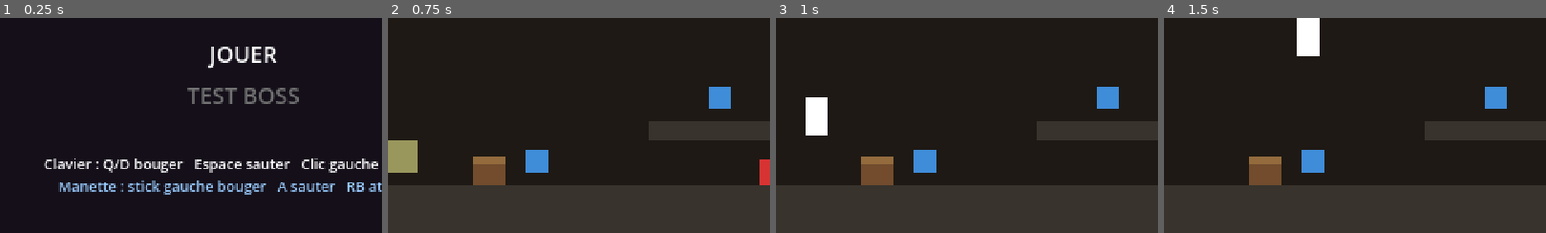
Above: before the commit, frames 1-4 (left to right).
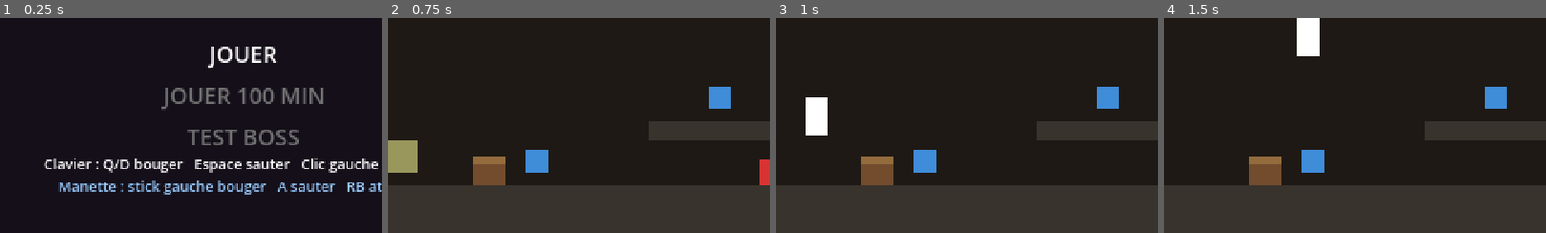
Above: after the commit, the same moments.

Repository: ServOMorph/jeu-pour-nino
Game: Godot game, scene res://scenes/ui/title.tscn
The game is run twice, just before and just after one commit, with the same random seed, the same clock (stepped at 60 frames per second) and the same inputs.
Inputs (mouse positions are % of the whole screen's width and height, from its top left):
- Up to frame 1 (0.25 s): no input
- Up to frame 2 (0.75 s): tap Enter (ui_accept) at 0.5 s; move the mouse to (72, 45) at 0.52 s; hold D (move_right) from 0.53 s (still down); click (72, 45) at 0.6 s
- Up to frame 3 (1 s): keep holding D (move_right); tap Space (jump) at 0.77, 0.8 s
- Up to frame 4 (1.5 s): keep holding D (move_right); tap Space (jump) at 1.07, 1.35 s; move the mouse to (30, 55) at 1.27 s
The pictures show only the part of the screen within x 18-68%, y 50-100%; the shares and areas given below are measured in that part.

The runs differ from the first frame. In frame 1, 2.9% of the frame differs, in the area x 42-85%, y 32-60%; in frame 2, nothing differs; in frame 3, nothing differs; in frame 4, nothing differs.

Commit message:
close(jeu): session 2026-06-21 — Phase 3 complète + configs JSON externalisées

Diff:
--- /dev/null
+++ b/game/data/armor.json
@@ -0,0 +1,3 @@
+{
+  "armure_bois": {"max_hp": 8, "damage_reduction": 1}
+}
--- /dev/null
+++ b/game/data/enemies.json
@@ -0,0 +1,4 @@
+{
+  "EnemyGround": {"max_hp": 5, "contact_damage": 2},
+  "EnemyFlyer":  {"max_hp": 3, "contact_damage": 2}
+}
--- /dev/null
+++ b/game/data/player.json
@@ -0,0 +1,12 @@
+{
+  "speed":            130.0,
+  "jump_velocity":   -320.0,
+  "gravity":          800.0,
+  "fall_gravity":    1050.0,
+  "max_hp":             6,
+  "attack_damage":      2,
+  "attack_range":      16.0,
+  "invuln_time":        0.8,
+  "attack_knockback": 180.0,
+  "hurt_knockback":   200.0
+}
--- /dev/null
+++ b/game/data/weapons.json
@@ -0,0 +1,4 @@
+{
+  "epee_cuivre": {"damage": 4, "range": 18.0},
+  "epee_fer":    {"damage": 5, "range": 20.0}
+}
--- a/game/scenes/enemies/enemy_ground.tscn
+++ b/game/scenes/enemies/enemy_ground.tscn
@@ -12,7 +12,7 @@
 collision_layer = 4
 collision_mask = 1
 script = ExtResource("1")
-max_hp = 4
+max_hp = 5
 contact_damage = 1
 
 [node name="Visual" type="Polygon2D" parent="."]
--- a/game/scripts/dev.gd
+++ b/game/scripts/dev.gd
@@ -1,4 +1,4 @@
 extends Node
 
-# Cle du point de spawn dev selectionne. "" = partie normale.
 var spawn := ""
+var dev_resources := 0
--- a/game/scripts/enemy_base.gd
+++ b/game/scripts/enemy_base.gd
@@ -3,7 +3,9 @@
 
 signal died(enemy)
 
-@export var max_hp := 4
+const ENEMY_CONFIG_FILE := "res://data/enemies.json"
+
+@export var max_hp := 5
 @export var contact_damage := 1
 @export var gravity := 800.0
 
@@ -15,6 +17,7 @@
 @onready var visual: Polygon2D = get_node_or_null("Visual")
 
 func _ready() -> void:
+	_load_config()
 	hp = max_hp
 	add_to_group("enemies")
 	var hurt := get_node_or_null("Hurtbox")
@@ -24,6 +27,21 @@
 	if contact:
 		contact.add_to_group("enemy_contact")
 	_on_ready()
+
+func _load_config() -> void:
+	var f := FileAccess.open(ENEMY_CONFIG_FILE, FileAccess.READ)
+	if f == null:
+		return
+	var parsed: Variant = JSON.parse_string(f.get_as_text())
+	if not parsed is Dictionary:
+		return
+	var cfg: Variant = parsed.get(name, null)
+	if not cfg is Dictionary:
+		return
+	if "max_hp" in cfg:
+		max_hp = int(cfg["max_hp"])
+	if "contact_damage" in cfg:
+		contact_damage = int(cfg["contact_damage"])
 
 func _on_ready() -> void:
 	pass
--- a/game/scripts/level.gd
+++ b/game/scripts/level.gd
@@ -29,6 +29,8 @@
 func _ready() -> void:
 	randomize()
 	Inventory.reset()
+	if Dev.dev_resources > 0:
+		Inventory.add(Dev.dev_resources)
 	_build_background()
 	_build_geometry()
 	_spawn_player()
--- a/game/scripts/player.gd
+++ b/game/scripts/player.gd
@@ -3,48 +3,91 @@
 signal health_changed(current: int, maximum: int)
 signal died
 
-const SPEED := 130.0
-const ACCEL := 1600.0
-const FRICTION := 1400.0
-const AIR_ACCEL := 1000.0
-const JUMP_VELOCITY := -320.0
-const GRAVITY := 800.0
-const FALL_GRAVITY := 1050.0
-const MAX_FALL := 360.0
-const COYOTE_TIME := 0.10
-const JUMP_BUFFER := 0.10
-
+const PLAYER_CONFIG  := "res://data/player.json"
+const WEAPONS_CONFIG := "res://data/weapons.json"
+const ARMOR_CONFIG   := "res://data/armor.json"
+
+const ACCEL        := 1600.0
+const FRICTION     := 1400.0
+const AIR_ACCEL    := 1000.0
+const MAX_FALL     := 360.0
+const COYOTE_TIME  := 0.10
+const JUMP_BUFFER  := 0.10
 const ATTACK_DURATION := 0.18
 const ATTACK_COOLDOWN := 0.32
-const ATTACK_KNOCKBACK := 180.0
-const INVULN_TIME := 0.8
-const HURT_KNOCKBACK := 200.0
-
-var max_hp := 6
-var attack_damage := 2
-var attack_range := 16.0
+
+var speed            := 130.0
+var jump_velocity    := -320.0
+var gravity          := 800.0
+var fall_gravity     := 1050.0
+var invuln_time      := 0.8
+var attack_knockback := 180.0
+var hurt_knockback   := 200.0
+
+var max_hp          := 6
+var attack_damage   := 2
+var attack_range    := 16.0
+var damage_reduction := 0
 
 var hp: int
 var facing := 1
-var _coyote := 0.0
-var _jump_buffer := 0.0
+var _coyote       := 0.0
+var _jump_buffer  := 0.0
 var _attack_timer := 0.0
 var _attack_cooldown := 0.0
-var _invuln := 0.0
+var _invuln    := 0.0
 var _hurt_stun := 0.0
-var _dead := false
-
-@onready var visual: Polygon2D = $Visual
-@onready var attack_hitbox: Area2D = $AttackHitbox
+var _dead      := false
+
+var _player_cfg: Dictionary = {}
+var _weapon_cfg: Dictionary = {}
+var _armor_cfg:  Dictionary = {}
+
+@onready var visual:        Polygon2D = $Visual
+@onready var attack_hitbox: Area2D    = $AttackHitbox
 @onready var attack_visual: Polygon2D = $AttackHitbox/AttackVisual
-@onready var hurtbox: Area2D = $Hurtbox
+@onready var hurtbox:       Area2D    = $Hurtbox
 
 func _ready() -> void:
+	_load_configs()
 	hp = max_hp
 	attack_hitbox.monitoring = false
 	attack_visual.visible = false
 	hurtbox.area_entered.connect(_on_hurtbox_area_entered)
+	Inventory.items_changed.connect(_apply_equipment)
 	health_changed.emit(hp, max_hp)
+
+func _load_configs() -> void:
+	var fp: FileAccess
+	var parsed: Variant
+
+	fp = FileAccess.open(PLAYER_CONFIG, FileAccess.READ)
+	if fp:
+		parsed = JSON.parse_string(fp.get_as_text())
+		if parsed is Dictionary:
+			_player_cfg = parsed
+			if "speed"            in parsed: speed            = float(parsed["speed"])
+			if "jump_velocity"    in parsed: jump_velocity    = float(parsed["jump_velocity"])
+			if "gravity"          in parsed: gravity          = float(parsed["gravity"])
+			if "fall_gravity"     in parsed: fall_gravity     = float(parsed["fall_gravity"])
+			if "max_hp"           in parsed: max_hp           = int(parsed["max_hp"])
+			if "attack_damage"    in parsed: attack_damage    = int(parsed["attack_damage"])
+			if "attack_range"     in parsed: attack_range     = float(parsed["attack_range"])
+			if "invuln_time"      in parsed: invuln_time      = float(parsed["invuln_time"])
+			if "attack_knockback" in parsed: attack_knockback = float(parsed["attack_knockback"])
+			if "hurt_knockback"   in parsed: hurt_knockback   = float(parsed["hurt_knockback"])
+
+	fp = FileAccess.open(WEAPONS_CONFIG, FileAccess.READ)
+	if fp:
+		parsed = JSON.parse_string(fp.get_as_text())
+		if parsed is Dictionary:
+			_weapon_cfg = parsed
+
+	fp = FileAccess.open(ARMOR_CONFIG, FileAccess.READ)
+	if fp:
+		parsed = JSON.parse_string(fp.get_as_text())
+		if parsed is Dictionary:
+			_armor_cfg = parsed
 
 func _physics_process(delta: float) -> void:
 	if _dead:
@@ -66,16 +109,16 @@
 		_jump_buffer = JUMP_BUFFER
 
 	if not is_on_floor():
-		var g := GRAVITY if velocity.y < 0.0 else FALL_GRAVITY
+		var g := gravity if velocity.y < 0.0 else fall_gravity
 		velocity.y = min(velocity.y + g * delta, MAX_FALL)
 
 	if _jump_buffer > 0.0 and _coyote > 0.0:
-		velocity.y = JUMP_VELOCITY
+		velocity.y = jump_velocity
 		_jump_buffer = 0.0
 		_coyote = 0.0
 		AudioManager.play("jump")
-	if Input.is_action_just_released("jump") and velocity.y < JUMP_VELOCITY * 0.4:
-		velocity.y = JUMP_VELOCITY * 0.4
+	if Input.is_action_just_released("jump") and velocity.y < jump_velocity * 0.4:
+		velocity.y = jump_velocity * 0.4
 
 	if _attack_timer > 0.0:
 		_attack_timer -= delta
@@ -96,7 +139,7 @@
 		var dir := Input.get_axis("move_left", "move_right")
 		if dir != 0.0:
 			var a := ACCEL if is_on_floor() else AIR_ACCEL
-			velocity.x = move_toward(velocity.x, dir * SPEED, a * delta)
+			velocity.x = move_toward(velocity.x, dir * speed, a * delta)
 		else:
 			velocity.x = move_toward(velocity.x, 0.0, FRICTION * delta)
 
@@ -120,7 +163,7 @@
 		if area.is_in_group("enemy_hurtbox") or area.is_in_group("mineable_hurtbox"):
 			var target := area.get_parent()
 			if target.has_method("take_damage"):
-				target.take_damage(attack_damage, aim * ATTACK_KNOCKBACK)
+				target.take_damage(attack_damage, aim * attack_knockback)
 				hit = true
 	if hit:
 		_screen_shake()
@@ -142,11 +185,11 @@
 func take_damage(amount: int, knockback: Vector2) -> void:
 	if _dead or _invuln > 0.0:
 		return
-	hp = max(0, hp - amount)
+	hp = max(0, hp - max(1, amount - damage_reduction))
 	health_changed.emit(hp, max_hp)
-	_invuln = INVULN_TIME
+	_invuln = invuln_time
 	var dir := knockback if knockback != Vector2.ZERO else Vector2(-float(facing), 0.0)
-	velocity.x = dir.normalized().x * HURT_KNOCKBACK
+	velocity.x = dir.normalized().x * hurt_knockback
 	velocity.y = -120.0
 	_hurt_stun = 0.18
 	_screen_shake()
@@ -172,6 +215,33 @@
 		return to_mouse.normalized()
 	return Vector2(float(facing), 0.0)
 
+func _apply_equipment() -> void:
+	var old_max := max_hp
+	max_hp           = int(_player_cfg.get("max_hp", 6))
+	attack_damage    = int(_player_cfg.get("attack_damage", 2))
+	attack_range     = float(_player_cfg.get("attack_range", 16.0))
+	damage_reduction = 0
+
+	for item_id in ["epee_fer", "epee_cuivre"]:
+		if Inventory.has_item(item_id) and item_id in _weapon_cfg:
+			var w: Dictionary = _weapon_cfg[item_id]
+			if "damage" in w: attack_damage = int(w["damage"])
+			if "range"  in w: attack_range  = float(w["range"])
+			break
+
+	for item_id in _armor_cfg:
+		if Inventory.has_item(item_id):
+			var a: Dictionary = _armor_cfg[item_id]
+			if "max_hp"           in a: max_hp           = int(a["max_hp"])
+			if "damage_reduction" in a: damage_reduction += int(a["damage_reduction"])
+
+	var delta_hp := max_hp - old_max
+	if delta_hp > 0:
+		hp = min(hp + delta_hp, max_hp)
+	else:
+		hp = min(hp, max_hp)
+	health_changed.emit(hp, max_hp)
+
 func _screen_shake(amount: float = 3.0) -> void:
 	var cam := get_node_or_null("Camera2D")
 	if cam and cam.has_method("add_trauma"):
--- a/game/scripts/title.gd
+++ b/game/scripts/title.gd
@@ -1,8 +1,9 @@
 extends Control
 
 const DEV_SPAWNS := [
-	{"key": "", "label": "JOUER"},
-	{"key": "boss", "label": "TEST BOSS"},
+	{"key": "", "label": "JOUER", "resources": 0},
+	{"key": "", "label": "JOUER 100 MIN", "resources": 100},
+	{"key": "boss", "label": "TEST BOSS", "resources": 0},
 ]
 
 const COLOR_SELECTED := Color(1.0, 1.0, 1.0)
@@ -99,4 +100,5 @@
 		return
 	_started = true
 	Dev.spawn = DEV_SPAWNS[_selected]["key"]
+	Dev.dev_resources = DEV_SPAWNS[_selected]["resources"]
 	get_tree().change_scene_to_file("res://scenes/levels/biome1.tscn")
Not shown, changed: CHANGELOG.md
Not shown, added: _contexte/archive_decisions.md
Not shown, changed: _contexte/contexte.md
Not shown, changed: _contexte/signals.md
